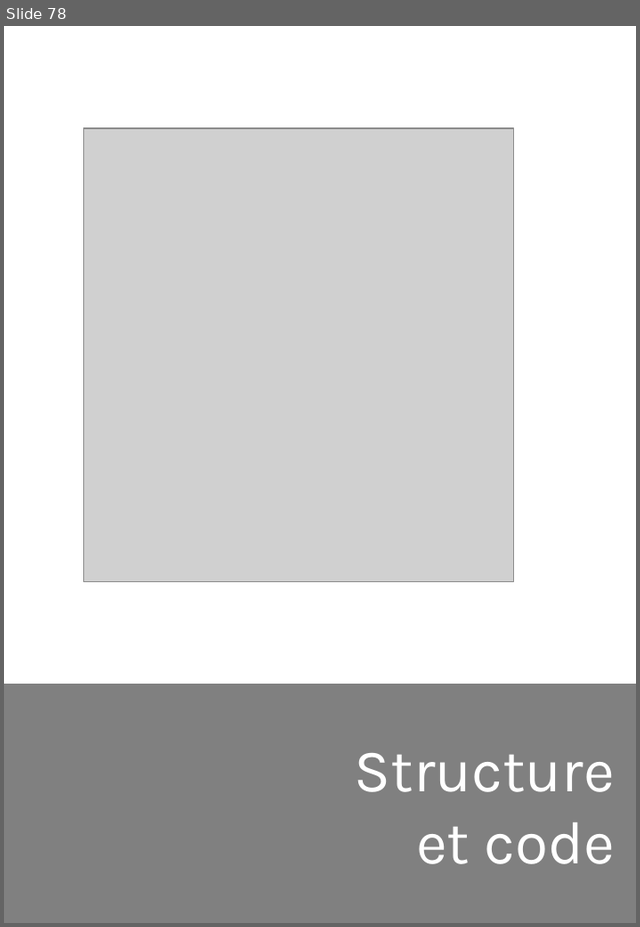
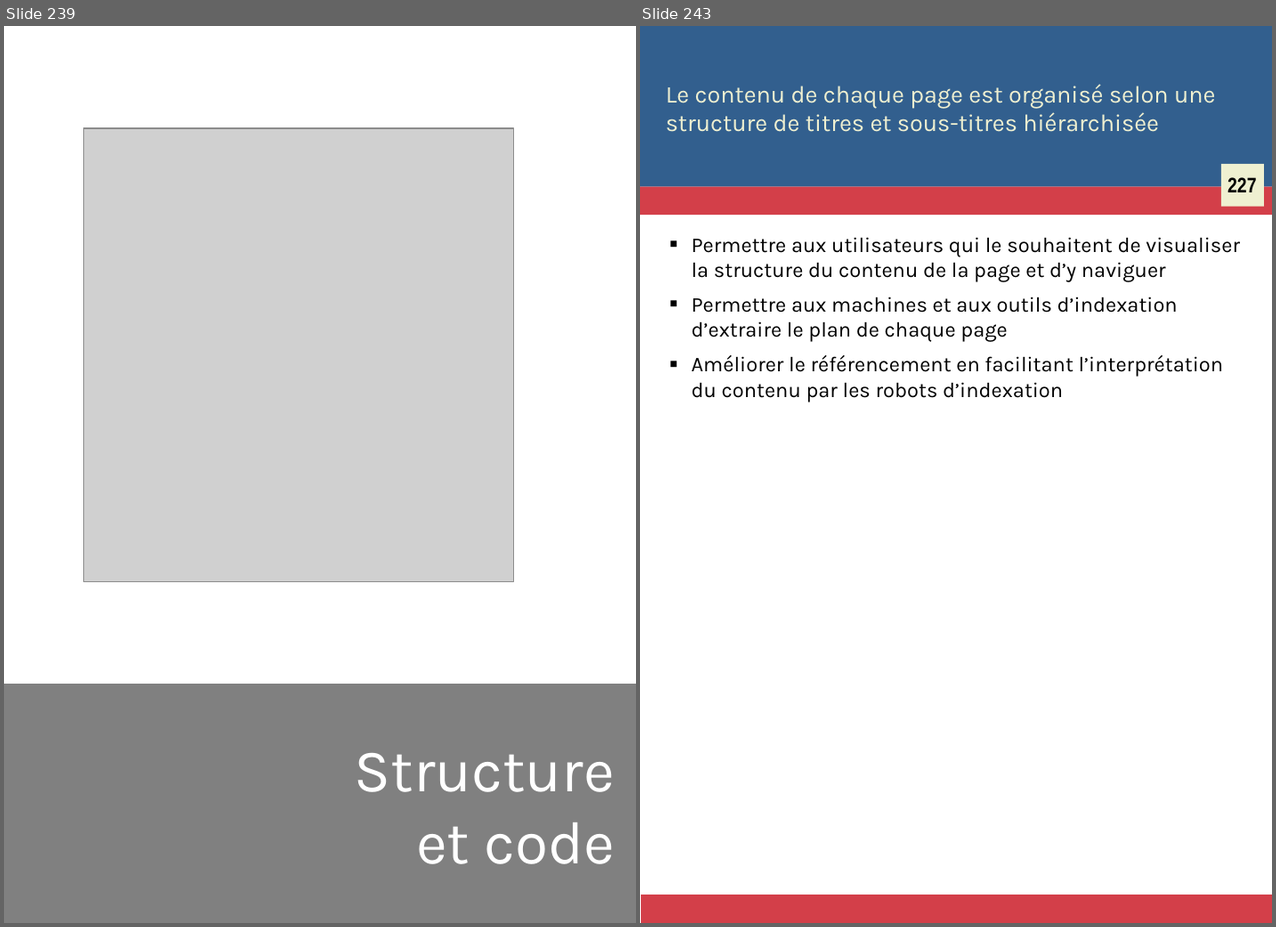
Before and after one commit to Zigazou/bonnes-pratiques-illustrees, a slide deck: bonnes-pratiques.odp. Shown side by side, each under a label of ours: slide 78 before the commit, slides 239 and 243 after it; the slides between them are not shown. The pictures are 640x927 and 1276x927 pixels, drawn with LibreOffice and Linux fonts; fonts in the diff are those of the drawing; grey boxes stand for pictures. Boxes give left, top, right and bottom in pixels: in the first picture for what was removed or moved away, otherwise in the second. Text is boxed around its words. In the diff, an @@ line names an element or a change of style, - is before the commit and + after.

```diff
--- a/bonnes-pratiques.odp
+++ b/bonnes-pratiques.odp
@@ slide 243 added at bbox=[640, 26, 1272, 923], background #FFFFFF @@
@@ rectangle added at bbox=[640, 26, 1272, 186], fill #325F8E @@
@@ title added at bbox=[666, 84, 1215, 132], 16 pt, text #EFF0D1 @@
+Le contenu de chaque page est organisé selon une structure de titres et sous-titres hiérarchisée
@@ rectangle added at bbox=[1221, 164, 1263, 206], fill #EFF0D1 @@
@@ text added at bbox=[1227, 177, 1256, 192], 14 pt, text #000000, bold @@
+227
@@ rectangle added at bbox=[640, 186, 1272, 215], fill #D33F49 @@
@@ text added at bbox=[692, 237, 1240, 402], 14 pt, text #000000 @@
+■ Permettre aux utilisateurs qui le souhaitent de visualiser la structure du contenu de la page et d’y naviguer
+■ Permettre aux machines et aux outils d’indexation d’extraire le plan de chaque page
+■ Améliorer le référencement en facilitant l’interprétation du contenu par les robots d’indexation
@@ rectangle added at bbox=[641, 894, 1272, 922], fill #D33F49 @@
@@ what was slide 78 is now slide 239 @@
```
Also in this commit, not shown: 61 slides changed, 179 other slides added, 1 slide removed, 14 other files.
